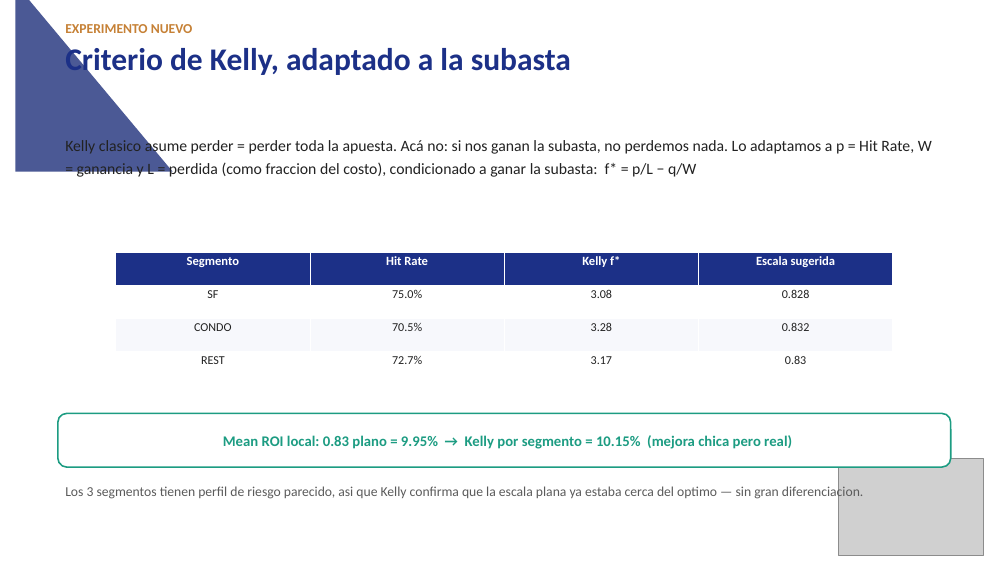
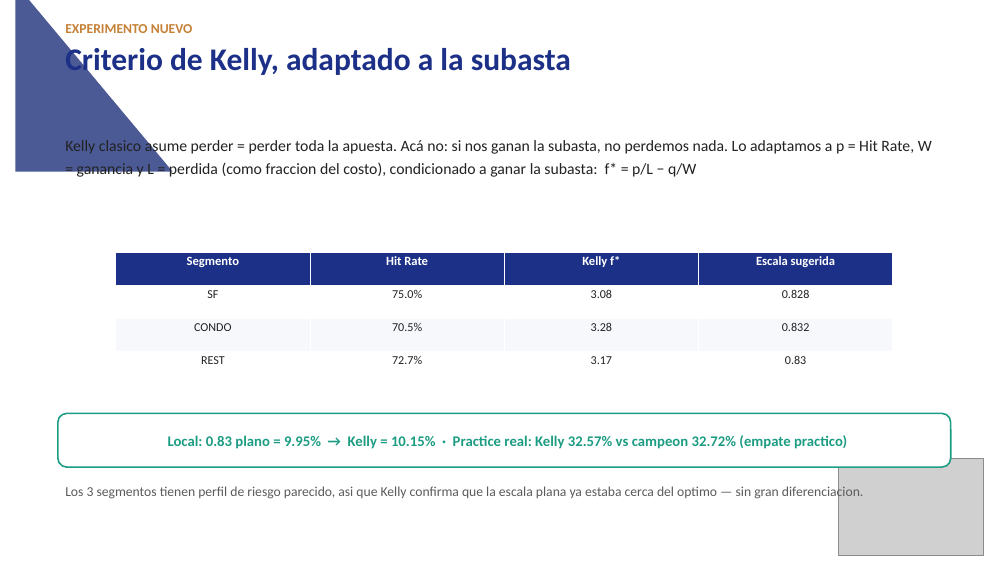
Before and after one commit to martinceriotti/26ROS_Sam, a slide deck: slide 7 of reports/resumen_proyecto_SAM.pptx. Drawn at 1008x567 pixels with LibreOffice and Linux fonts; fonts in the diff are those of the drawing; grey boxes stand for pictures. Boxes give left, top, right and bottom in pixels: in the first picture for what was removed or moved away, otherwise in the second. Text is boxed around its words. In the diff, an @@ line names an element or a change of style, - is before the commit and + after.

Commit message:
Sesion 2026-07-18 (cierre): PDF y PPT actualizados con Kelly y Edge finales
- Agrega seccion/slide de Edge (valor esperado por segmento x precio) a
  ambos reportes, con el hallazgo de heterogeneidad real por tercil de precio
- Actualiza Kelly con la validacion real de Practice contra el campeon
  vigente (scale083): Kelly casi empata (-0.15pp), Edge queda por debajo
  (-1.71pp)
- Confirma round8_distress_fix_scale083 como modelo final de la presentacion
  en ambos documentos

```diff
--- a/reports/resumen_proyecto_SAM.pptx
+++ b/reports/resumen_proyecto_SAM.pptx
@@ text in rounded rectangle at bbox=[168, 435, 847, 449]: text changed @@
-Mean ROI local: 0.83 plano = 9.95% → Kelly por segmento = 10.15% (mejora chica pero real)
+Local: 0.83 plano = 9.95% → Kelly = 10.15% · Practice real: Kelly 32.57% vs campeon 32.72% (empate practico)
```
Also in this commit, not shown: 2 other slides changed, 1 slide added, 4 other files.
